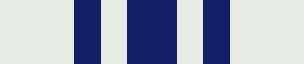
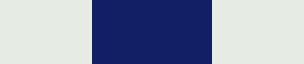
The second 304×64 image is a revision of the first. Changes to its layers:
showed "TUA" over <box>101,0,203,64</box>
hid "MUA" over <box>74,0,230,64</box>
